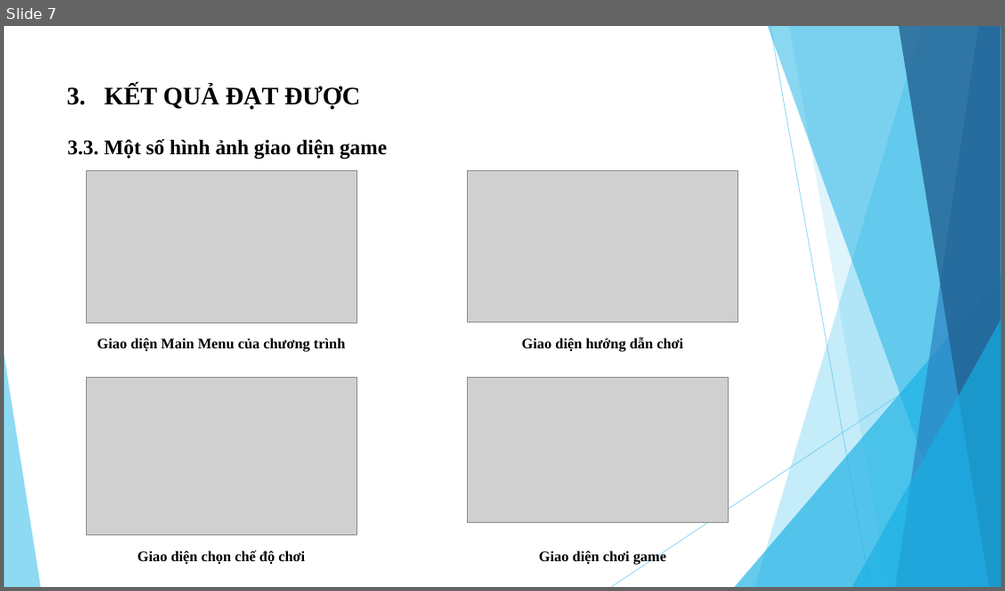
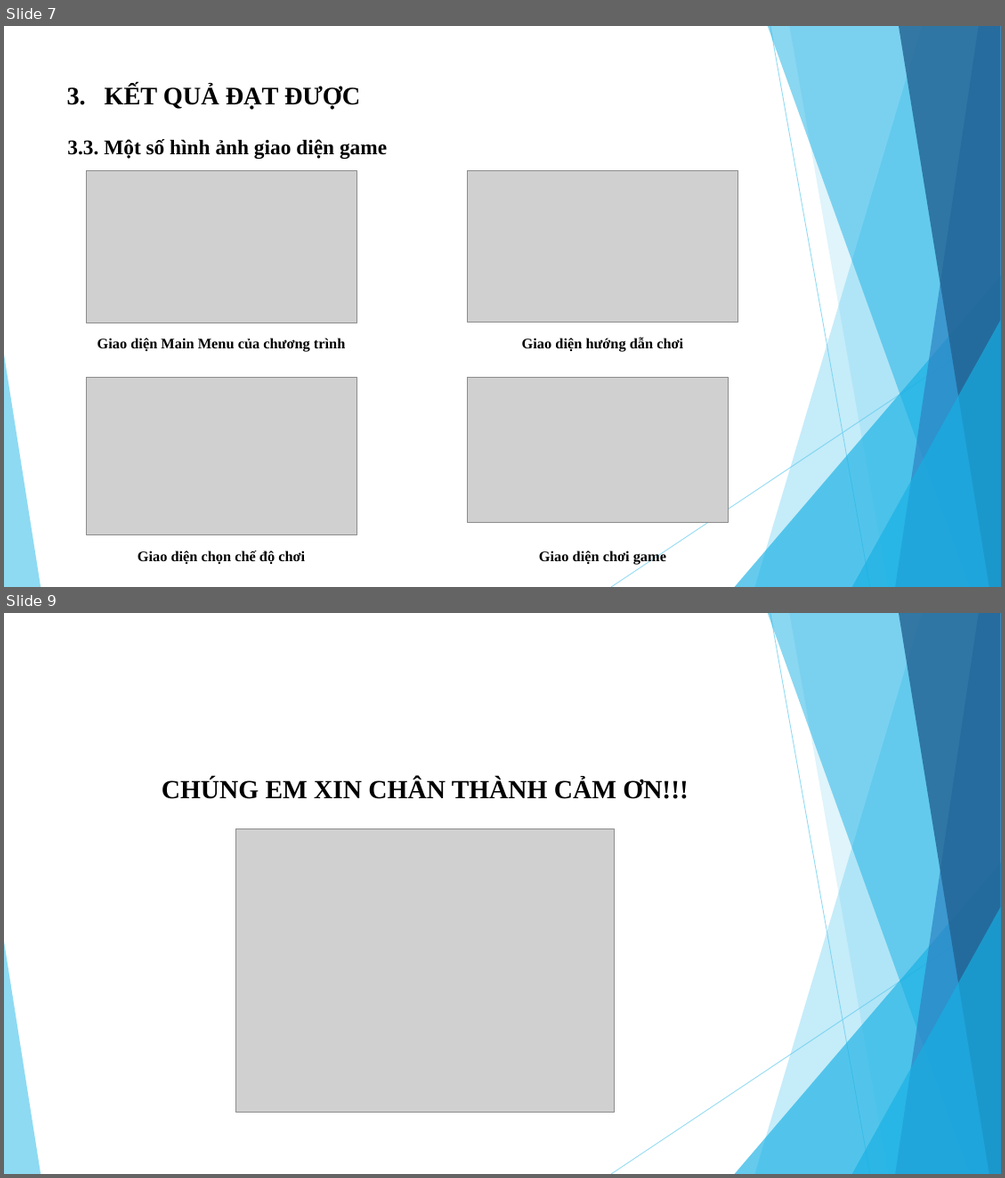
Before and after one commit to dotuangv/Game_Puzzle, a slide deck: BaoCao/PowerPoint_PBL2.pptx. Shown one above the other, each under a label of ours: slide 7 before the commit, slides 7 and 9 after it; the slides between them are not shown. The pictures are 1005x591 and 1005x1178 pixels, drawn with LibreOffice and Linux fonts; fonts in the diff are those of the drawing; grey boxes stand for pictures. Boxes give left, top, right and bottom in pixels: in the first picture for what was removed or moved away, otherwise in the second. Text is boxed around its words. In the diff, an @@ line names an element or a change of style, - is before the commit and + after.

```diff
--- a/BaoCao/PowerPoint_PBL2.pptx
+++ b/BaoCao/PowerPoint_PBL2.pptx
@@ slide 9 added at [4,613,1001,1174], background #FFFFFF; not listed: 10 template elements that a slide beside it also shows @@
@@ title added at [162,779,688,799], 25.2 pt, text #000000, bold @@
+CHÚNG EM XIN CHÂN THÀNH CẢM ƠN!!!
@@ picture added at [236,828,615,1111] @@
```
Also in this commit, not shown: 2 slides changed, 1 other slide added, 1 slide removed, 3 other files.
